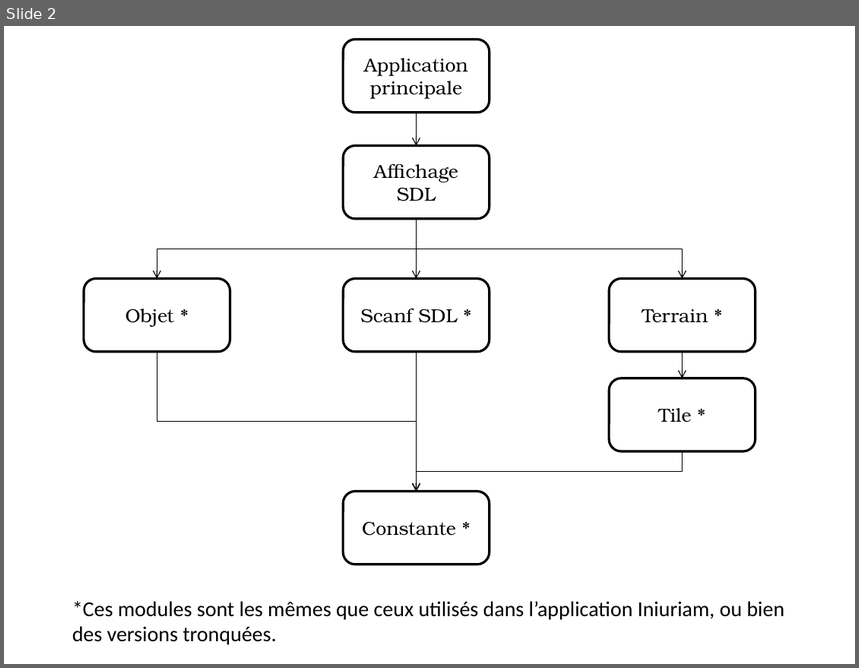
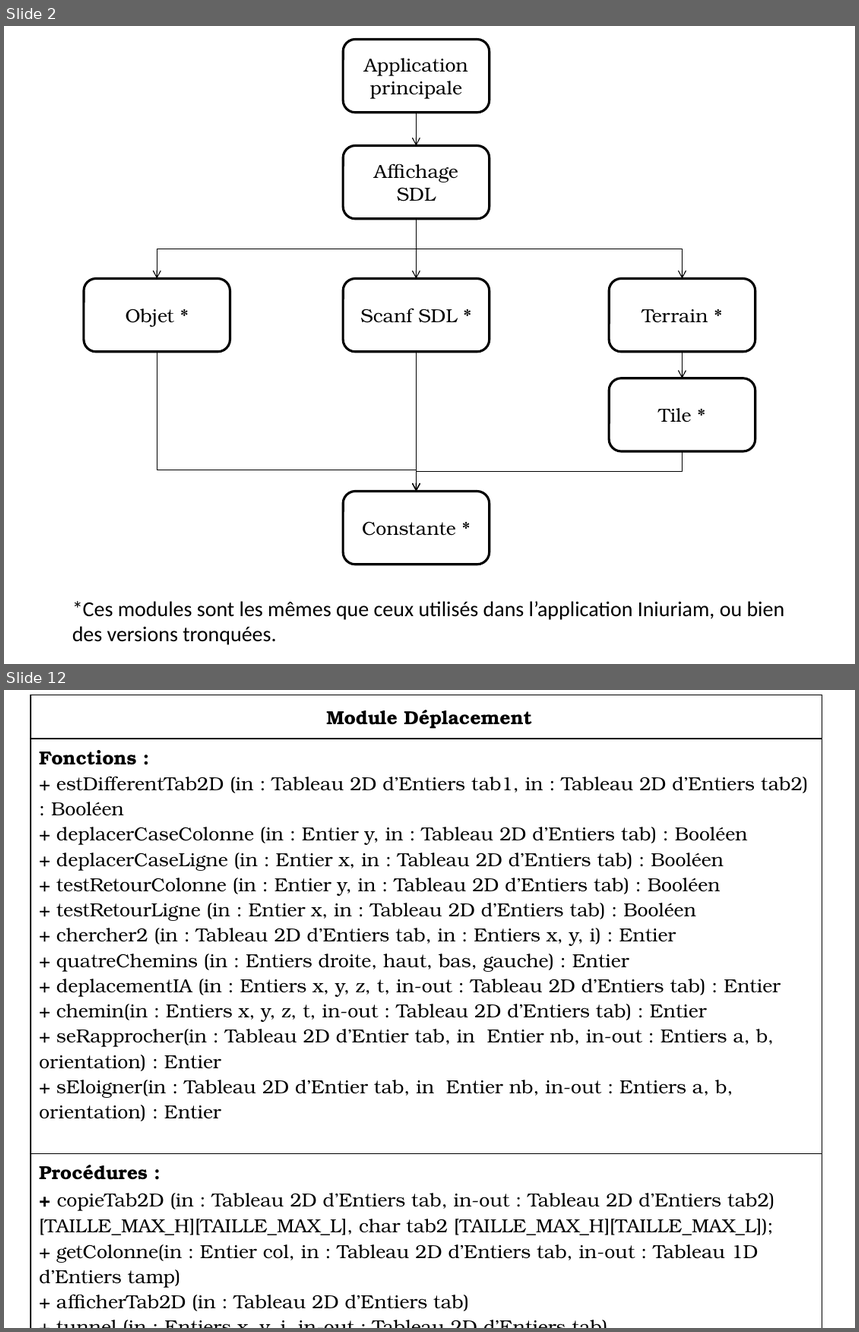
Before and after one commit to Rometach/iniuriam, a slide deck: Modules.pptx. Shown one above the other, each under a label of ours: slide 2 before the commit, slides 2 and 12 after it; the slides between them are not shown. The pictures are 859x668 and 859x1332 pixels, drawn with LibreOffice and Linux fonts; fonts in the diff are those of the drawing. Boxes give left, top, right and bottom in pixels: in the first picture for what was removed or moved away, otherwise in the second. Text is boxed around its words. In the diff, an @@ line names an element or a change of style, - is before the commit and + after.

Commit message:
Le diagramme des Modules !

```diff
--- a/Modules.pptx
+++ b/Modules.pptx
@@ slide 12 added at box(4, 690, 855, 1328), background #FFFFFF @@
@@ table added at box(31, 695, 822, 1323), 3 rows, 1 columns @@
+Module Déplacement
+Fonctions : / + estDifferentTab2D (in : Tableau 2D d’Entiers tab1, in : Tableau 2D d’Entiers tab2) : Booléen / + deplacerCaseColonne (in : Entier y, in : Tableau 2D d’Entiers tab) : Booléen / + deplacerCaseLigne (in : Entier x, in : Tableau 2D d’Entiers tab) : Booléen / + testRetourColonne (in : Entier y, in : Tableau 2D d’Entiers tab) : Booléen / + testRetourLigne (in : Entier x, in : Tableau 2D d’Entiers tab) : Booléen / + chercher2 (in : Tableau 2D d’Entiers tab, in : Entiers x, y, i) : Entier / + quatreChemins (in : Entiers droite, haut, bas, gauche) : Entier / + deplacementIA (in : Entiers x, y, z, t, in-out : Tableau 2D d’Entiers tab) : Entier / + chemin(in : Entiers x, y, z, t, in-out : Tableau 2D d’Entiers tab) : Entier / + seRapprocher(in : Tableau 2D d’Entier tab, in Entier nb, in-out : Entiers a, b, orientation) : Entier / + sEloigner(in : Tableau 2D d’Entier tab, in Entier nb, in-out : Entiers a, b, orientation) : Entier
+Procédures : / + copieTab2D (in : Tableau 2D d’Entiers tab, in-out : Tableau 2D d’Entiers tab2) / [TAILLE_MAX_H][TAILLE_MAX_L], char tab2 [TAILLE_MAX_H][TAILLE_MAX_L]); / + getColonne(in : Entier col, in : Tableau 2D d’Entiers tab, in-out : Tableau 1D d’Entiers tamp) / + afficherTab2D (in : Tableau 2D d’Entiers tab) / + tunnel (in : Entiers x, y, i, in-out : Tableau 2D d’Entiers tab) / + reinitTunnel (in : Entiers x, y, in-out : Tableau 2D d’Entiers tab)
@@ slide 2 changed as well @@
@@ elbow arrow (158, 352) - (416, 492): route changed @@
```
Also in this commit, not shown: 2 other slides changed, 17 other slides added.
